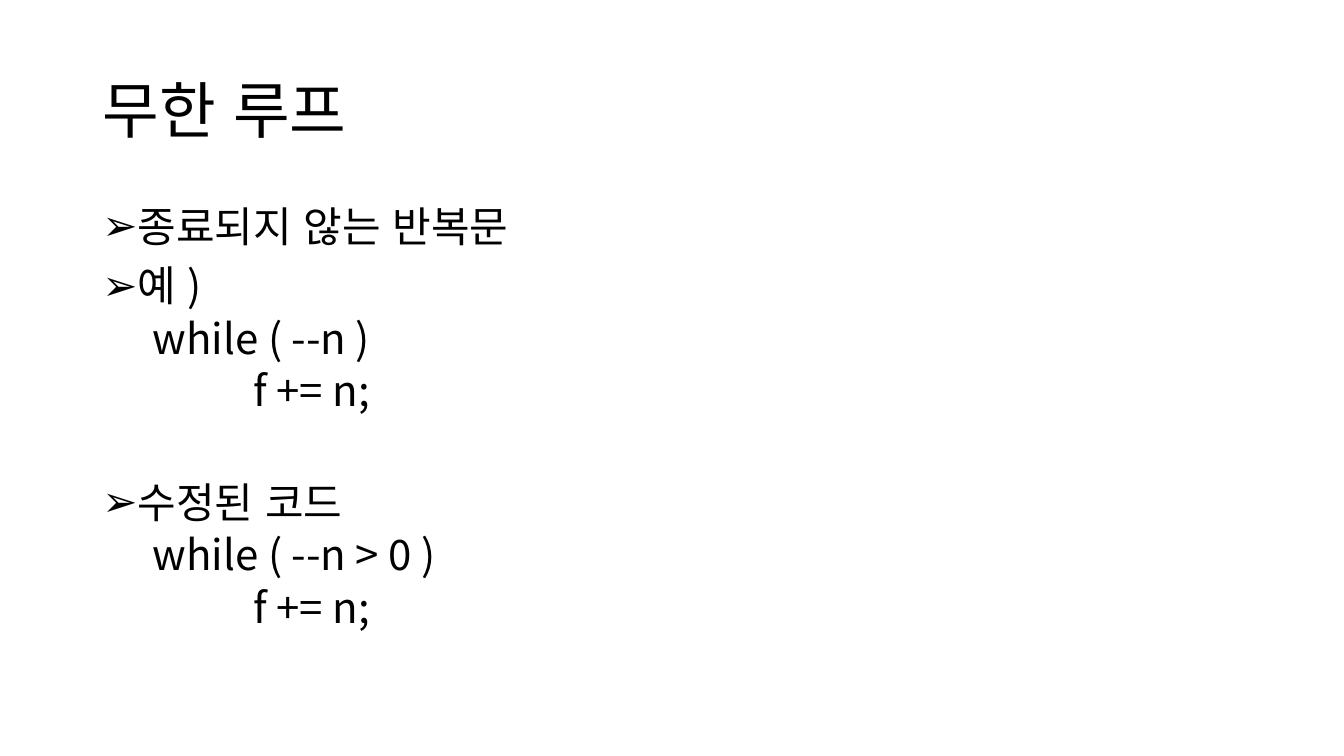
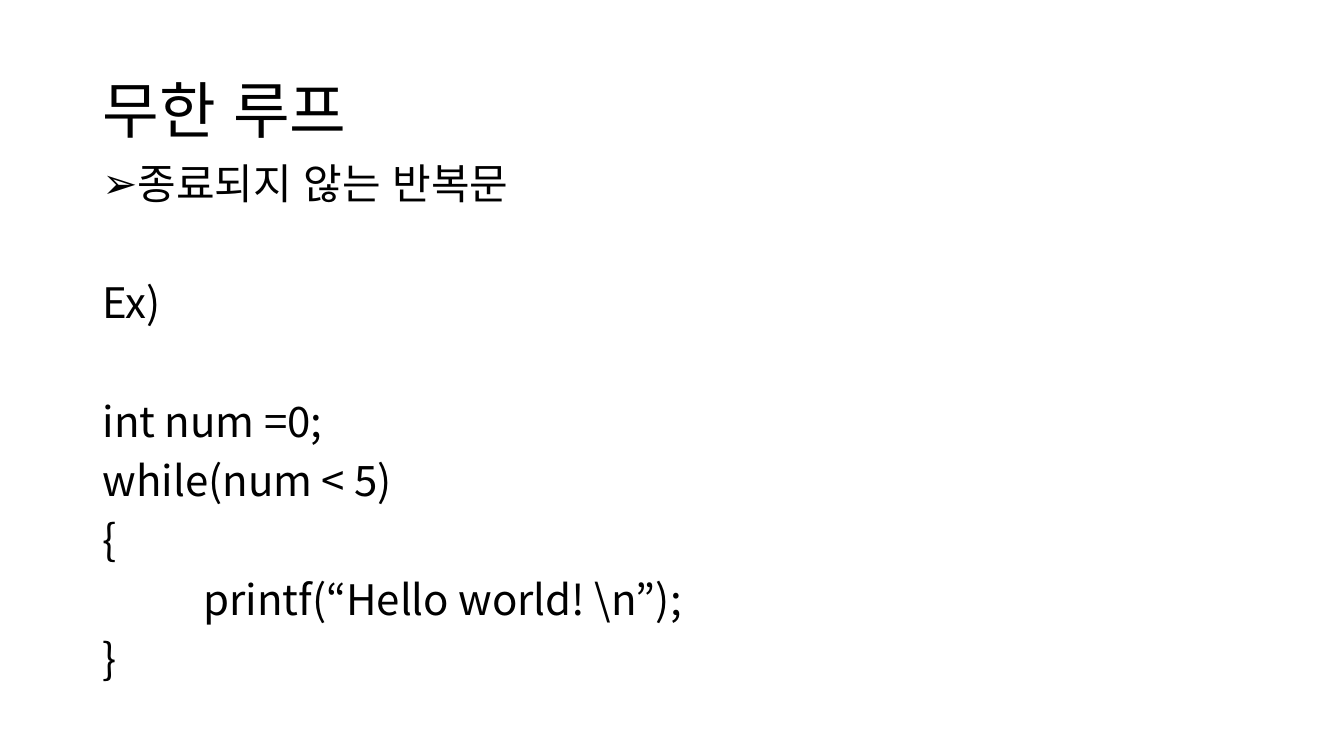
Before and after one commit to chohanjoo/C_Study, a slide deck: slide 22 of c언어 교제 2.pptx (slide 37 before the commit). Drawn at 1344x756 pixels with LibreOffice and Linux fonts; fonts in the diff are those of the drawing. Boxes give left, top, right and bottom in pixels: in the first picture for what was removed or moved away, otherwise in the second. Text is boxed around its words. In the diff, an @@ line names an element or a change of style, - is before the commit and + after.

Commit message:
교제 및 예제문제 전체 수정

```diff
--- a/c언어 교제 2.pptx
+++ b/c언어 교제 2.pptx
@@ text "종료되지 않는 반복문": place and size @@
-text "종료되지 않는 반복문" at [138, 207, 509, 631]
+text "종료되지 않는 반복문" at [102, 164, 682, 625]
@@ text at [102, 284, 682, 625]: text changed @@
-➢ 예 )
-  while ( --n )
-  f += n;
-➢ 수정된 코드
-  while ( --n > 0 )
-  f += n;
+Ex)
+int num =0;
+while(num < 5)
+{
+printf(“Hello world! \n”);
+}
```
Also in this commit, not shown: 6 other slides changed, 5 slides added, 16 slides removed, 6 other files.
